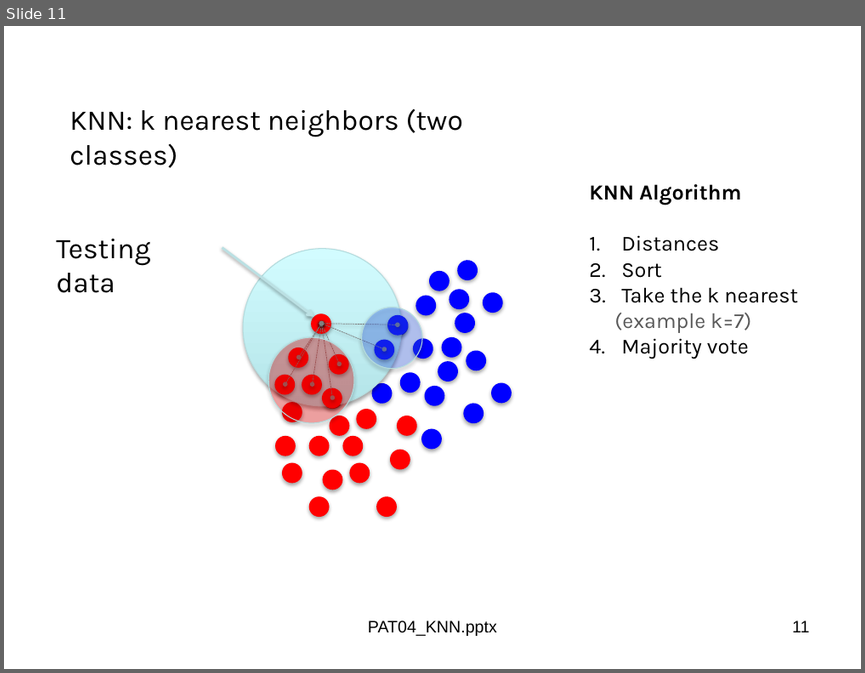
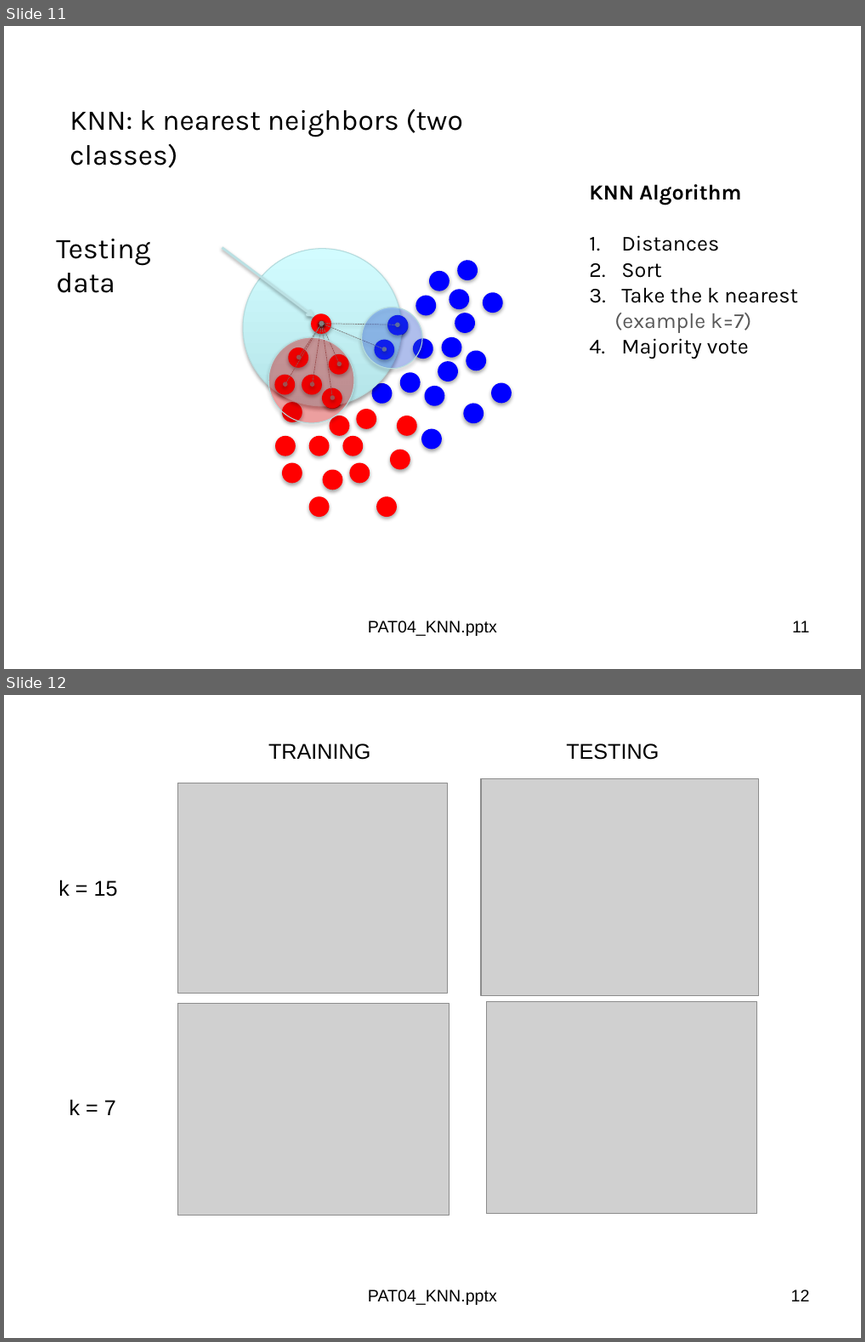
Before and after one commit to domingomery/patrones, a slide deck: clases/Cap04_Clasificacion/presentations/PAT04_KNN.pptx. Shown one above the other, each under a label of ours: slide 11 before the commit, slides 11 and 12 after it. The pictures are 865x673 and 865x1342 pixels, drawn with LibreOffice and Linux fonts; fonts in the diff are those of the drawing; grey boxes stand for pictures. Boxes give left, top, right and bottom in pixels: in the first picture for what was removed or moved away, otherwise in the second. Text is boxed around its words. In the diff, an @@ line names an element or a change of style, - is before the commit and + after.

```diff
--- a/clases/Cap04_Clasificacion/presentations/PAT04_KNN.pptx
+++ b/clases/Cap04_Clasificacion/presentations/PAT04_KNN.pptx
@@ slide 12 added at [4, 695, 861, 1338], background #FFFFFF @@
@@ text added at [268, 743, 370, 760], 18 pt, text #000000 @@
+TRAINING
@@ text added at [566, 743, 658, 760], 18 pt, text #000000 @@
+TESTING
@@ picture added at [178, 783, 447, 993] @@
@@ picture added at [481, 779, 759, 996] @@
@@ text added at [58, 879, 118, 896], 18 pt, text #000000 @@
+k = 15
@@ picture added at [178, 1004, 449, 1215] @@
@@ picture added at [487, 1001, 757, 1213] @@
@@ text added at [69, 1099, 116, 1115], 18 pt, text #000000 @@
+k = 7
@@ text added at [368, 1289, 497, 1304], 14 pt, text #000000 @@
+PAT04_KNN.pptx
@@ page number added at [791, 1289, 810, 1301], 14 pt, text #000000 @@
+12
```
Also in this commit, not shown: 3 slides changed, 2 other slides added, 1 other file.
